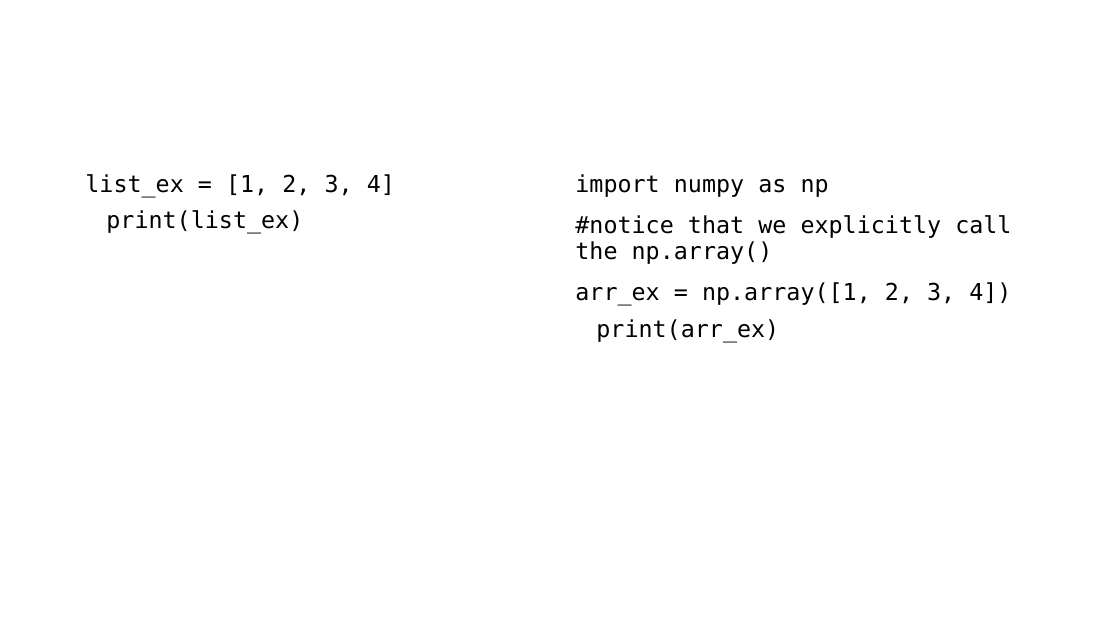
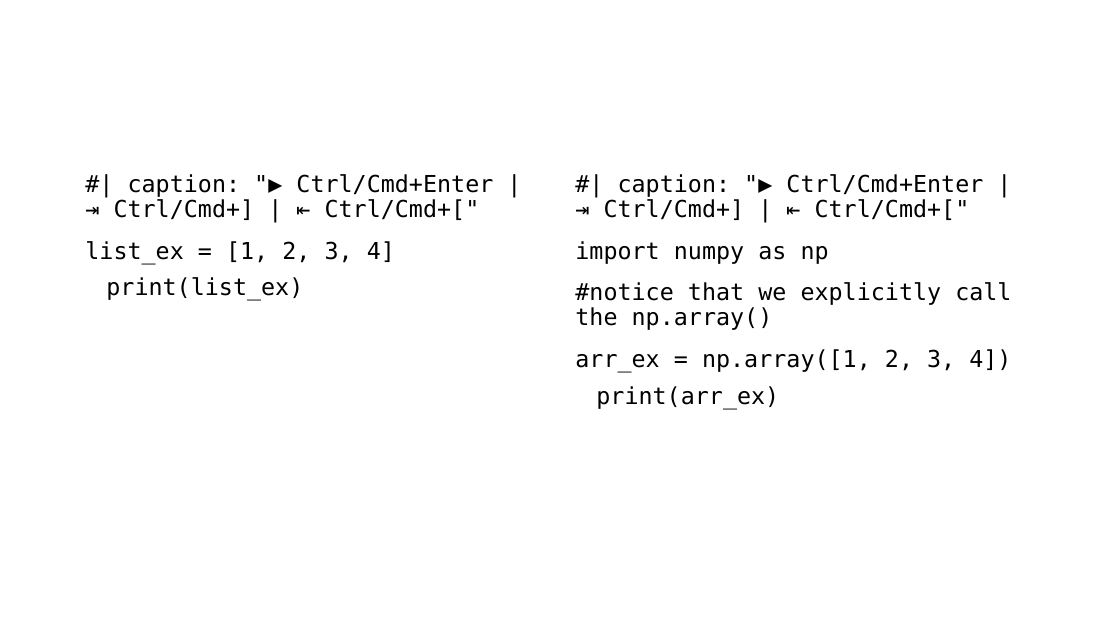
Before and after one commit to FTurci/intro-coding-data-analysis, a slide deck: slide 6 of slides/07_intro_numpy_slides.pptx. Drawn at 1120x630 pixels with LibreOffice and Linux fonts; fonts in the diff are those of the drawing. Boxes give left, top, right and bottom in pixels: in the first picture for what was removed or moved away, otherwise in the second. Text is boxed around its words. In the diff, an @@ line names an element or a change of style, - is before the commit and + after.

```diff
--- a/slides/07_intro_numpy_slides.pptx
+++ b/slides/07_intro_numpy_slides.pptx
@@ text at (85,174,493,301): text changed @@
-list_ex = [1, 2, 3, 4]
-print(list_ex)
+#| caption: "▶ Ctrl/Cmd+Enter | ⇥ Ctrl/Cmd+] | ⇤ Ctrl/Cmd+["
+list_ex = [1, 2, 3, 4]
+print(list_ex)
@@ text at (575,174,1011,410): text changed @@
-import numpy as np
-#notice that we explicitly call the np.array()
-arr_ex = np.array([1, 2, 3, 4])
-print(arr_ex)
+#| caption: "▶ Ctrl/Cmd+Enter | ⇥ Ctrl/Cmd+] | ⇤ Ctrl/Cmd+["
+import numpy as np
+#notice that we explicitly call the np.array()
+arr_ex = np.array([1, 2, 3, 4])
+print(arr_ex)
```
Also in this commit, not shown: 9 other slides changed, 50 other files.
